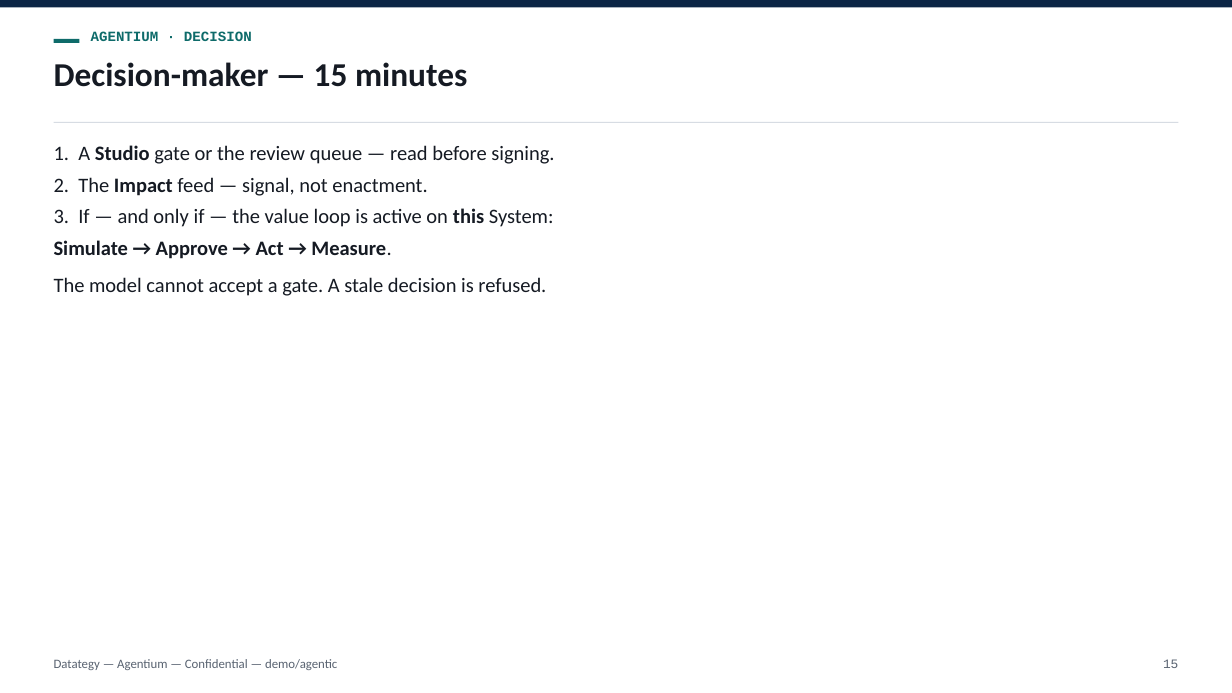
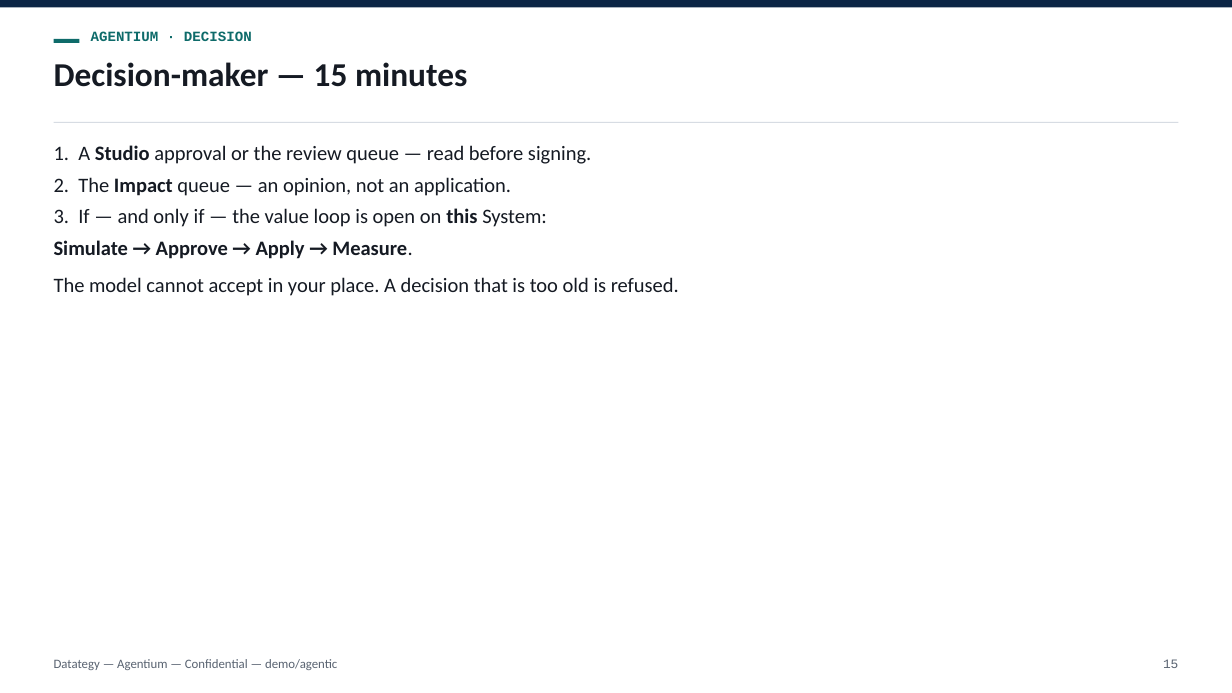
Before and after one commit to tishacian/hyusai, a slide deck: slide 15 of docs/deck-agentium-decision-adoption.en.pptx. Drawn at 1232x693 pixels with LibreOffice and Linux fonts; fonts in the diff are those of the drawing. Boxes give left, top, right and bottom in pixels: in the first picture for what was removed or moved away, otherwise in the second. Text is boxed around its words. In the diff, an @@ line names an element or a change of style, - is before the commit and + after.

```diff
--- a/docs/deck-agentium-decision-adoption.en.pptx
+++ b/docs/deck-agentium-decision-adoption.en.pptx
@@ text at box(54, 145, 591, 164): text changed @@
-1. A Studio gate or the review queue — read before signing.
+1. A Studio approval or the review queue — read before signing.
@@ text at box(54, 177, 511, 196): text changed @@
-2. The Impact feed — signal, not enactment.
+2. The Impact queue — an opinion, not an application.
@@ text at box(54, 208, 547, 227): text changed @@
-3. If — and only if — the value loop is active on this System:
+3. If — and only if — the value loop is open on this System:
@@ text at box(54, 240, 412, 259): text changed @@
-Simulate → Approve → Act → Measure.
+Simulate → Approve → Apply → Measure.
@@ text at box(54, 277, 679, 296): text changed @@
-The model cannot accept a gate. A stale decision is refused.
+The model cannot accept in your place. A decision that is too old is refused.
```
Also in this commit, not shown: 12 other slides changed, 16 other files.
